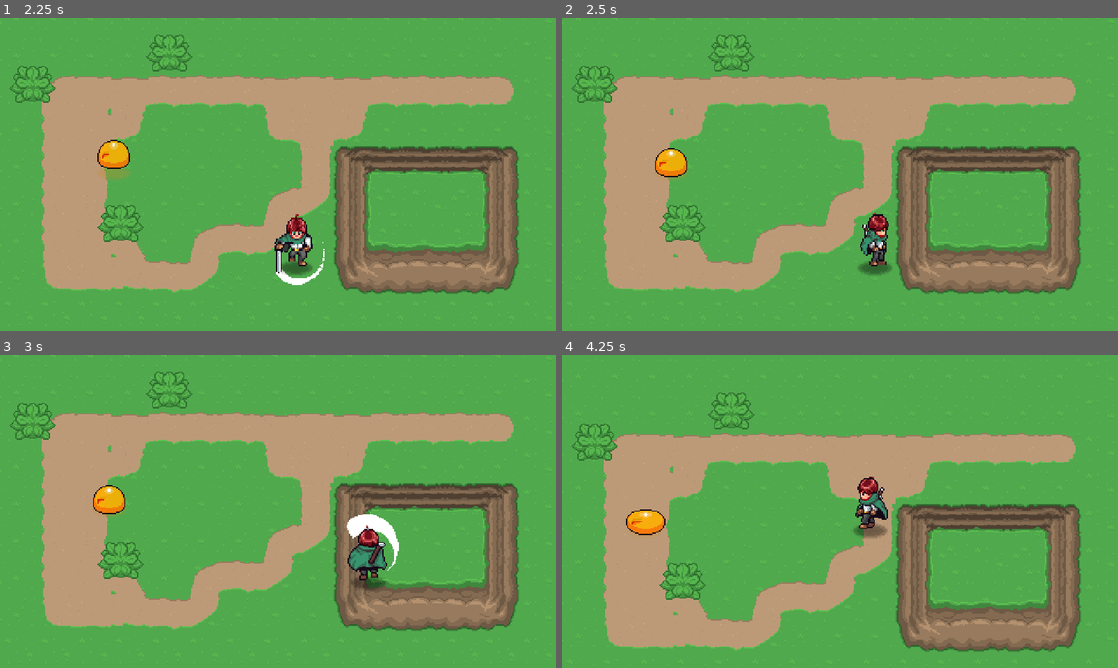
Above: before the commit, frames 1-4 (two rows, left to right).
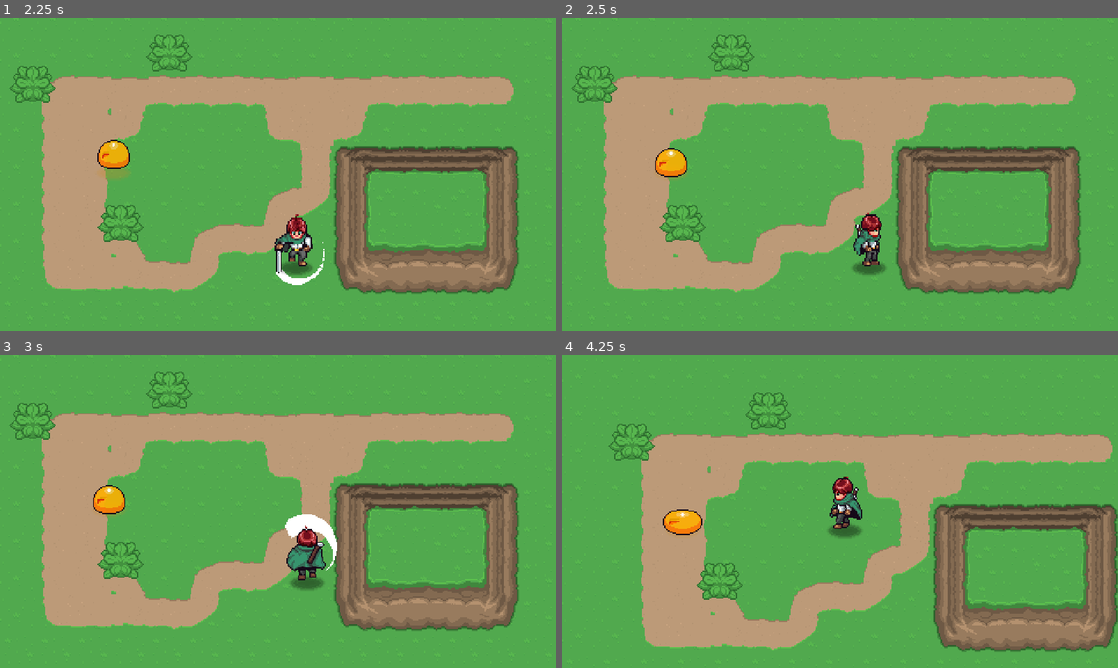
Above: after the commit, the same moments.

Repository: lesterlabs/godot_template_2d
Game: Godot game, scene res://playground.tscn
The game is run twice, just before and just after one commit, with the same random seed, the same clock (stepped at 60 frames per second) and the same inputs.
Inputs:
- Up to frame 1 (2.25 s): hold Right (right) 0.53-1.28 s; hold Z (Attack) 0.53-1.28 s; hold Down (down) 1.28-2.03 s; tap Z (Attack) at 1.35 s; hold Right (right) from 2.03 s (still down); hold Z (Attack) from 2.03 s (still down)
- Up to frame 2 (2.5 s): keep holding Right (right); keep holding Z (Attack)
- Up to frame 3 (3 s): release Right (right) at 2.78 s; release Z (Attack) at 2.78 s; hold Up (up) from 2.78 s (still down); tap Z (Attack) at 2.85 s
- Up to frame 4 (4.25 s): release Up (up) at 3.53 s; hold Left (left) from 3.53 s (still down); hold Z (Attack) from 3.53 s (still down)

Frame 1 is identical in both runs. In frame 2, 0.8% of the frame differs, in the area x 52-60%, y 62-82%; in frame 3, 2.8%; in frame 4, 27%, in the area x 1-100%, y 12-95%.

Commit message:
added basic collision attacks and stuns

Diff:
--- a/Enemies/Scripts/enemy_state_stun.gd
+++ b/Enemies/Scripts/enemy_state_stun.gd
@@ -19,10 +19,12 @@
 func enter() -> void:
 	enemy.velocity = enemy.player.cardinal_direction * knock_back_speed
 	enemy.update_animation(anim_name)
+	enemy.hurt_box.monitoring = false
 	animation_player.animation_finished.connect(func(_anim_name: String) -> void:
 		state_machine.change_state(next_state))
 
 func exit() -> void:
+	enemy.hurt_box.monitoring = true
 	for connection in animation_player.animation_finished.get_connections():
 		animation_player.animation_finished.disconnect(connection["callable"])
 
--- a/Player/Scripts/player.gd
+++ b/Player/Scripts/player.gd
@@ -21,8 +21,9 @@
 	pass # Replace with function body.
 
 func take_damage(hurt_box: HurtBox) -> void:
+	print("Player took ", hurt_box.damage, " damage! HP: ", hp)  # Log the damage
 	hp -= int(hurt_box.damage)
-	player_damaged.emit(hp)
+	player_damaged.emit()
 
 	if hp <= 0:
 		die()
--- a/Player/Scripts/player_state_machine.gd
+++ b/Player/Scripts/player_state_machine.gd
@@ -22,8 +22,10 @@
 	for child in get_children():
 		if child is State:
 			states.append(child)
+			child.player = _player
+			child.Init()
+
 	if states.size() > 0:
-		states[0].player = _player
 		ChangeState(states[0])
 		process_mode = Node.PROCESS_MODE_INHERIT
 
--- a/Player/Scripts/state.gd
+++ b/Player/Scripts/state.gd
@@ -2,6 +2,9 @@
 
 # Stores a reference to the player that this state belongs to
 static var player: Player
+
+func Init() -> void:
+	pass
 
 func _ready() -> void:
 	pass
--- a/Player/Scripts/state_stun.gd
+++ b/Player/Scripts/state_stun.gd
@@ -4,29 +4,38 @@
 @export var stun_duration: float = 0.5
 @export var pulse_frequency: float = 10.0  # How many times per second to pulse
 @export var next_state: State
+@onready var idle_state: State_Idle = $"../Idle"
 
 var timer: float = 0.0
 var previous_state: State
 
-func init() -> void:
-	player.player_damaged.connect(on_player_damaged)
+func Init() -> void:
+	# Add a print to debug
+	print("Stun state initializing")
+	print("Player reference exists: ", player != null)
 
-func enter() -> void:
+	if player:
+		# Check if signal is already connected to avoid duplicates
+		if not player.player_damaged.is_connected(on_player_damaged):
+			player.player_damaged.connect(on_player_damaged)
+			print("Stun state connected to player_damaged signal")
+
+func Enter() -> void:
+	print("Player stunned")
 	timer = stun_duration
 	player.velocity = Vector2.ZERO
 	player.direction = Vector2.ZERO  # Reset input direction
 	player.UpdateAnimation("idle")  # Use idle animation during stun
 
-func exit() -> void:
+func Exit() -> void:
 	# Reset modulation when exiting stun state
 	player.sprite.modulate = Color.WHITE
 
-func process(delta: float) -> State:
+func Process(delta: float) -> State:
 	timer -= delta
 
 	# Force velocity to zero during stun
 	player.velocity = Vector2.ZERO
-	player.direction = Vector2.ZERO
 
 	# Calculate pulse modulation
 	var pulse = (sin(timer * pulse_frequency * PI) + 1.0) / 2.0  # Creates a 0 to 1 wave
@@ -38,16 +47,15 @@
 		return next_state
 	return self
 
-func physics_process(_delta: float) -> State:
+func Physics(_delta: float) -> State:
 	# Keep player from moving during stun
 	player.velocity = Vector2.ZERO
 	return self
 
-func set_previous_state(state: State) -> void:
+func SetPreviousState(state: State) -> void:
 	previous_state = state
 	next_state = previous_state  # Return to the previous state after stun
 
-func on_player_damaged(_current_hp: int) -> void:
-	previous_state = player.state_machine.current_state
-	next_state = previous_state
-	player.state_machine.change_state(self)
+func on_player_damaged() -> void:
+	next_state = idle_state
+	player.state_machine.ChangeState(self)
--- a/Player/player.tscn
+++ b/Player/player.tscn
@@ -431,9 +431,13 @@
 "walk_up": SubResource("Animation_070lu")
 }
 
+[sub_resource type="CapsuleShape2D" id="CapsuleShape2D_a4d6p"]
+radius = 13.0
+height = 46.0
+
 [node name="Player" type="CharacterBody2D"]
 position = Vector2(1, 0)
-collision_mask = 16
+collision_mask = 273
 motion_mode = 1
 script = ExtResource("1_nlaug")
 
@@ -482,7 +486,8 @@
 [node name="HurtBox" parent="Sprite2D" instance=ExtResource("9_7l1yh")]
 unique_name_in_owner = true
 position = Vector2(1, 16)
-collision_mask = 272
+collision_layer = 1
+collision_mask = 16
 monitoring = false
 
 [node name="CollisionShape2D" type="CollisionShape2D" parent="Sprite2D/HurtBox"]
@@ -511,4 +516,5 @@
 position = Vector2(0, -1)
 
 [node name="CollisionShape2D" type="CollisionShape2D" parent="HitBox"]
-shape = SubResource("CircleShape2D_2k0vb")
+position = Vector2(0, 1)
+shape = SubResource("CapsuleShape2D_a4d6p")
--- a/Props/Plants/plant.tscn
+++ b/Props/Plants/plant.tscn
@@ -20,6 +20,7 @@
 vframes = 3
 
 [node name="HitBox" parent="." instance=ExtResource("3_68sgu")]
+collision_layer = 1
 
 [node name="CollisionShape2D" type="CollisionShape2D" parent="HitBox"]
 position = Vector2(0.5, 0)
--- a/Tile Maps/grass-01.tscn
+++ b/Tile Maps/grass-01.tscn
@@ -462,7 +462,7 @@
 
 [sub_resource type="TileSet" id="TileSet_278tj"]
 tile_size = Vector2i(32, 32)
-physics_layer_0/collision_layer = 256
+physics_layer_0/collision_layer = 1
 physics_layer_0/collision_mask = 0
 terrain_set_0/mode = 0
 terrain_set_0/terrain_0/name = "Path"
Not shown: 1 places in Player/player.tscn that only renumber resources
